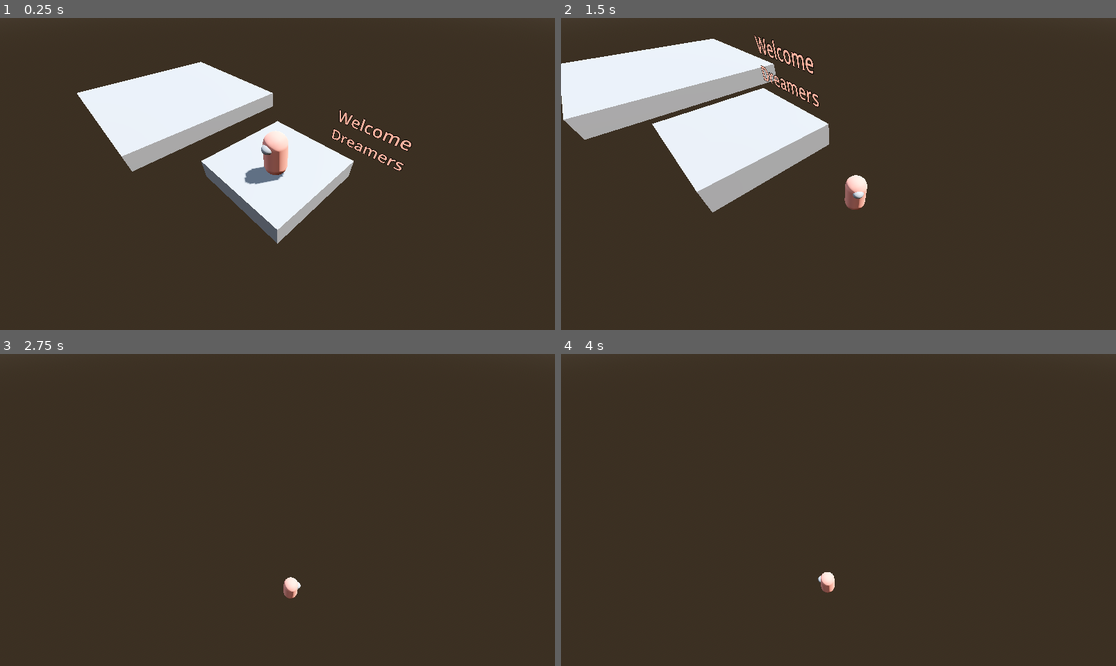
Above: before the commit, frames 1-4 (two rows, left to right).
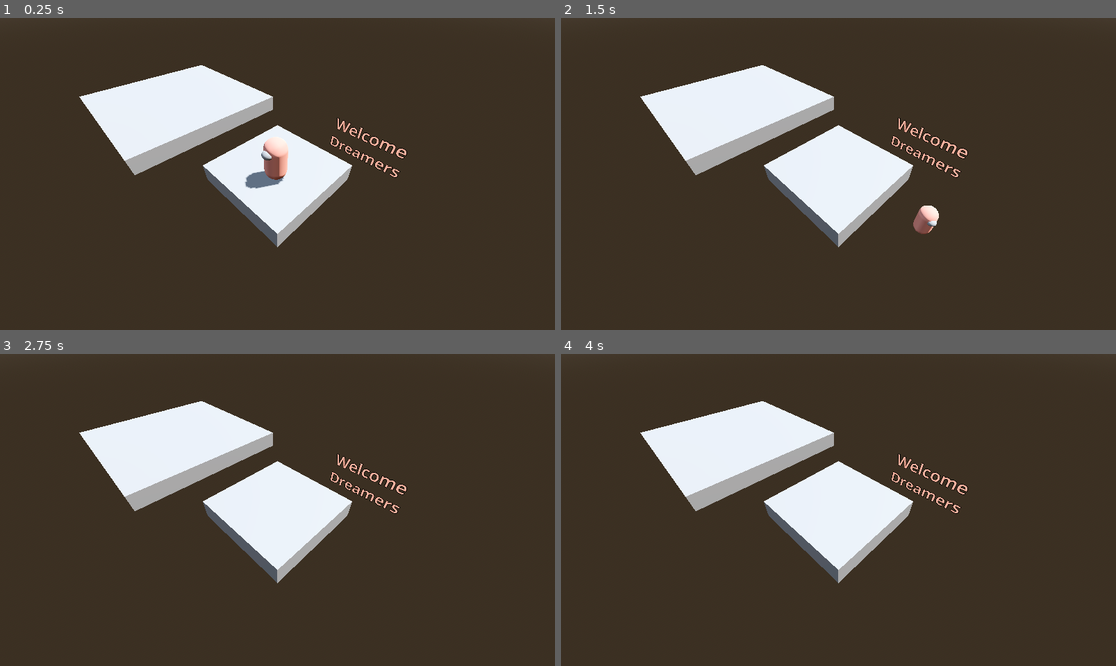
Above: after the commit, the same moments.

Repository: quimnuss/dream-sickle
Game: Godot game, scene res://world/world.tscn
Same seed, same stepped clock (60 frames per second), same inputs: the game is played once before the commit and once after it.
Inputs:
- Up to frame 1 (0.25 s): no input
- Up to frame 2 (1.5 s): hold D (move_right) 0.53-1.28 s; tap Space (jump) at 0.77 s; hold S (move_backward) from 1.28 s (still down)
- Up to frame 3 (2.75 s): tap Space (jump) at 1.52 s; release S (move_backward) at 2.03 s; hold D (move_right) from 2.03 s (still down)
- Up to frame 4 (4 s): release D (move_right) at 2.78 s; hold W (move_forward) 2.78-3.53 s; tap Space (jump) at 3.02, 3.77 s; hold A (move_left) from 3.53 s (still down)

The runs differ from the first frame. In frame 1, 3.5% of the frame differs, in the area x 13-75%, y 14-74%; in frame 2, 19%, in the area x 0-74%, y 5-74%; in frame 3, 13%; in frame 4, 13%.

Commit message:
blender model added

Diff:
--- a/world/world.tscn
+++ b/world/world.tscn
@@ -1,7 +1,7 @@
 [gd_scene load_steps=6 format=3 uid="uid://bpxtixqpt75k7"]
 
 [ext_resource type="PackedScene" uid="uid://drggevhvr6isq" path="res://actors/character/player.tscn" id="2_tcf2h"]
-[ext_resource type="Script" uid="uid://q1mviu4spuqb" path="res://actors/character/camera_3d.gd" id="3_4717r"]
+[ext_resource type="Script" path="res://code/camera_3d.gd" id="3_4717r"]
 
 [sub_resource type="ProceduralSkyMaterial" id="ProceduralSkyMaterial_tcf2h"]
 sky_horizon_color = Color(0.662243, 0.671743, 0.686743, 1)
Not shown, added: actors/character/model/Player_model.blend.import
Binary file added: actors/character/model/Player_model_palette_grid.png.png
Not shown, added: actors/character/model/Player_model_palette_grid.png.png.import
Not shown, added: actors/character/model/Player_model.blend
Not shown, added: actors/character/model/Player_model.blend1
